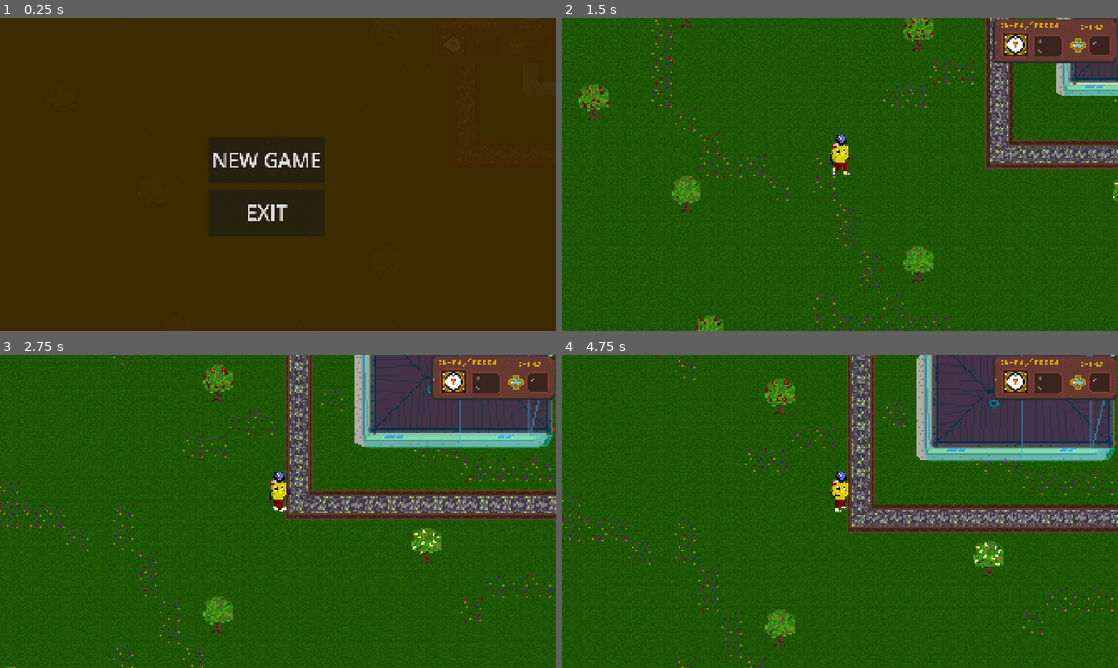
Above: before the commit, frames 1-4 (two rows, left to right).
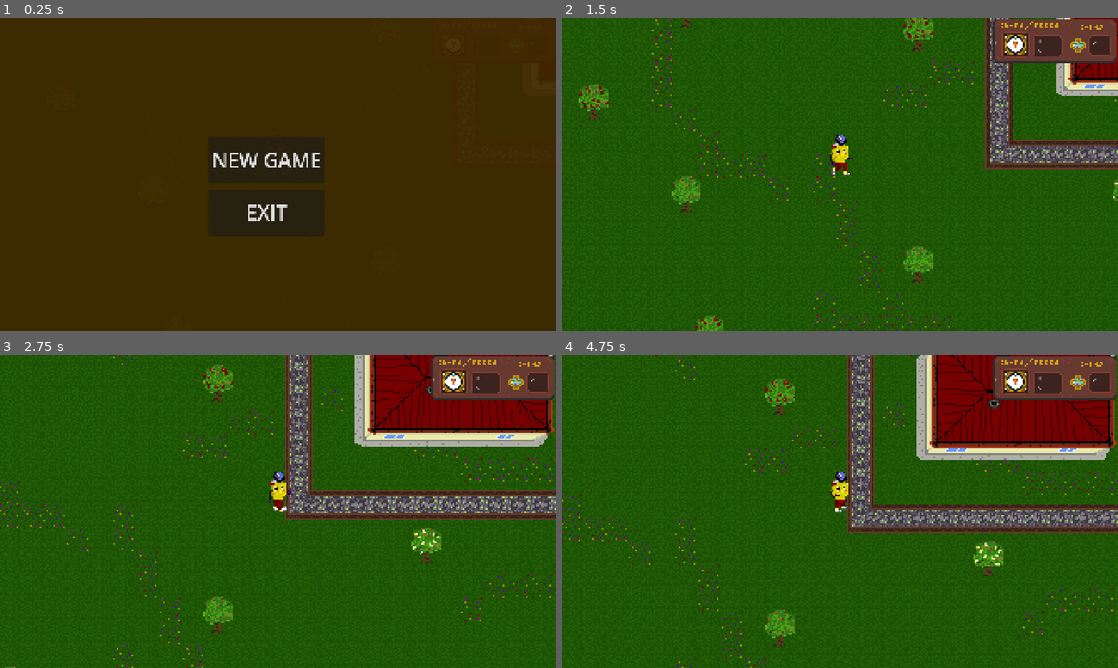
Above: after the commit, the same moments.

Repository: eric-dotcom-rgb/Yard-of-Despair
Game: Godot game, scene res://scenes/game world/world.tscn
Same seed, same stepped clock (60 frames per second), same inputs: the game is played once before the commit and once after it.
Inputs (mouse positions are in pixels of both pictures, inside the frame that each line leads up to):
- Up to frame 1 (0.25 s): no input
- Up to frame 2 (1.5 s): click "NEW GAME" at 0.5 s; tap Enter at 1.25 s; move the mouse to (962, 158) at 1.27 s; hold D (right) from 1.28 s (still down); tap F (farm) at 1.35 s; click (962, 158) at 1.42 s
- Up to frame 3 (2.75 s): keep holding D (right); tap W (up) at 1.52, 2.27 s; move the mouse to (166, 527) at 2.02 s; tap Alt at 2.1 s
- Up to frame 4 (4.75 s): move the mouse to (895, 442) at 2.77 s; release D (right) at 2.78 s; hold A (left) 2.78-3.53 s; tap Shift at 2.85 s; move the mouse to (812, 574) at 3.52 s; hold D (right) from 3.53 s (still down); tap 1 at 3.6 s; click (812, 574) at 3.67 s; tap W (up) at 3.77, 4.52 s; move the mouse to (1006, 558) at 4.27 s; tap 6 at 4.35 s

The runs differ from the first frame. In frame 2, 1.1% of the frame differs, in the area x 89-100%, y 0-25%; in frame 3, 7.1%; in frame 4, 8.6%, in the area x 65-100%, y 0-34%.

Commit message:
update 3 week 4

Diff:
--- /dev/null
+++ b/scenes/game world/shop crop rows.tscn
@@ -0,0 +1,41 @@
+[gd_scene format=3 uid="uid://ddr8k5jhy18tx"]
+
+[ext_resource type="Texture2D" uid="uid://ccxht6shbyat1" path="res://assets/shop window/seed container for carrots.png" id="1_d5oue"]
+[ext_resource type="Texture2D" uid="uid://d3e2ppttrngix" path="res://assets/shop window/buy unpressed.png" id="2_31fyh"]
+[ext_resource type="Texture2D" uid="uid://dwu0xvg0712bi" path="res://assets/shop window/buy pressed.png" id="3_w31yw"]
+
+[node name="shop row" type="TextureRect" unique_id=1126150507]
+clip_contents = true
+offset_right = 280.0
+offset_bottom = 50.0
+size_flags_horizontal = 4
+size_flags_vertical = 4
+texture = ExtResource("1_d5oue")
+
+[node name="seed icon" type="TextureRect" parent="." unique_id=1124982182]
+custom_minimum_size = Vector2(16, 16)
+layout_mode = 0
+offset_left = 53.0
+offset_top = 54.0
+offset_right = 94.0
+offset_bottom = 100.0
+expand_mode = 1
+stretch_mode = 5
+
+[node name="buy button" type="TextureButton" parent="." unique_id=1179176394]
+layout_mode = 0
+offset_left = 697.0
+offset_top = 52.0
+offset_right = 729.0
+offset_bottom = 103.0
+toggle_mode = true
+texture_normal = ExtResource("2_31fyh")
+texture_pressed = ExtResource("3_w31yw")
+stretch_mode = 5
+
+[node name="price label" type="Label" parent="." unique_id=1929624184]
+layout_mode = 0
+offset_left = 579.0
+offset_top = 61.0
+offset_right = 660.0
+offset_bottom = 95.0
--- /dev/null
+++ b/scenes/game world/shop.gd
@@ -0,0 +1,58 @@
+extends Area2D
+
+const SHOP_ROW_SCENE = preload("res://scenes/game world/shop crop rows.tscn")
+
+@onready var shop_side_borders: ColorRect = $"../hud/shop side borders"
+@onready var shop_window: TextureRect = $"../hud/shop side borders/shop window"
+@onready var xbutton: TextureButton = $"../hud/shop side borders/shop window/xbutton"
+@onready var rows_container: VBoxContainer = $"../hud/shop side borders/shop window/crop rows container"
+@onready var hotbar = $"../hud/hotbar"
+
+func _ready() -> void:
+	shop_side_borders.visible = false
+	body_entered.connect(_on_body_entered)
+	body_exited.connect(_on_body_exited)
+	xbutton.pressed.connect(close_shop)
+
+	await get_tree().process_frame
+	build_shop_rows()
+
+func _on_body_entered(body: Node2D) -> void:
+	if body.name == "player":
+		open_shop()
+
+func open_shop() -> void:
+	shop_side_borders.visible = true
+
+func _on_body_exited(body: Node2D) -> void:
+	if body.name == "player":
+		close_shop()
+
+func close_shop() -> void:
+	shop_side_borders.visible = false
+
+func build_shop_rows() -> void:
+	for child in rows_container.get_children():
+		child.queue_free()
+
+	for crop in hotbar.slots_data:
+		if crop == null:
+			continue
+
+		var row = SHOP_ROW_SCENE.instantiate()
+		rows_container.add_child(row)
+		if crop.shop_row_texture != null:
+			row.texture = crop.shop_row_texture
+
+		row.get_node("seed icon").texture = crop.seed_icon
+		row.get_node("price label").text = str(crop.seed_price)
+
+		var plus_btn: TextureButton= row.get_node("buy button")
+		plus_btn.pressed.connect(_on_buy_pressed.bind(crop))
+
+func _on_buy_pressed(crop: CropData) -> void:
+	if hotbar.coins >= crop.seed_price:
+		hotbar.coins -= crop.seed_price
+		hotbar.add_seed(crop)
+	else:
+		print("non abbastanza monete")
--- a/scenes/game world/world.tscn
+++ b/scenes/game world/world.tscn
@@ -60,6 +60,10 @@
 [ext_resource type="Resource" uid="uid://d4dnvb0e7k3w5" path="res://scripts/crops/onion.tres" id="57_crbsl"]
 [ext_resource type="Resource" uid="uid://cq1boynjpkr06" path="res://scripts/crops/potatoes.tres" id="58_vdpth"]
 [ext_resource type="Resource" uid="uid://xj26dent056j" path="res://scripts/crops/pumpkin.tres" id="59_q3yj0"]
+[ext_resource type="Texture2D" uid="uid://vf0mrr7metcq" path="res://assets/shop window/shop page.png" id="61_aci2j"]
+[ext_resource type="Texture2D" uid="uid://dqg5lplnvt467" path="res://assets/shop window/close button unpressed.png" id="62_2go03"]
+[ext_resource type="Script" uid="uid://k57yl6f04elg" path="res://scenes/game world/shop.gd" id="62_u8x6f"]
+[ext_resource type="Texture2D" uid="uid://b1dh6rnau4mm1" path="res://assets/shop window/close button pressed.png" id="63_7k31n"]
 
 [sub_resource type="TileSetAtlasSource" id="TileSetAtlasSource_5hl1e"]
 texture = ExtResource("3_xjx7w")
@@ -554,6 +558,9 @@
 [sub_resource type="TileSet" id="TileSet_4v6ov"]
 sources/0 = SubResource("TileSetAtlasSource_mvg0v")
 
+[sub_resource type="RectangleShape2D" id="RectangleShape2D_76q2l"]
+size = Vector2(40, 9)
+
 [node name="world" type="Node2D" unique_id=733376984]
 y_sort_enabled = true
 script = ExtResource("1_4o7gj")
@@ -599,7 +606,6 @@
 tile_map_data = PackedByteArray("AAArAAsAAAAAAAAAAAArAAwAAAAAAAEAAAArAA0AAAAAAAIAAAArAA4AAAAAAAMAAAArAA8AAAAAAAQAAAAsAA …(1424 unchanged characters)…
 tile_set = SubResource("TileSet_7bi7l")
 y_sort_origin = 1
-collision_visibility_mode = 1
 
 [node name="gate" type="TileMapLayer" parent="tiles" unique_id=25244370]
 tile_map_data = PackedByteArray("AAB3ABwAAAAAAAAAAAA=")
@@ -667,16 +673,48 @@
 offset_right = 395.0
 offset_bottom = 112.0
 
-[node name="inventory" type="ColorRect" parent="hud" unique_id=1665902304]
-visible = false
-anchors_preset = 15
-anchor_right = 1.0
+[node name="shop side borders" type="ColorRect" parent="hud" unique_id=387137883]
+anchors_preset = 13
+anchor_left = 0.5
+anchor_right = 0.5
 anchor_bottom = 1.0
+offset_left = -1272.0
+offset_top = -118.0
+offset_right = 1445.0
+offset_bottom = 54.0
 grow_horizontal = 2
 grow_vertical = 2
-color = Color(0, 0, 0, 0.92941177)
-
-[node name="TextureRect" type="TextureRect" parent="hud/inventory" unique_id=560126473]
+color = Color(0.012617188, 0.012617188, 0.012617188, 0.93333334)
+
+[node name="shop window" type="TextureRect" parent="hud/shop side borders" unique_id=1010699424]
 layout_mode = 0
-offset_right = 40.0
-offset_bottom = 40.0
+offset_left = 947.0
+offset_top = 169.0
+offset_right = 1702.0
+offset_bottom = 1139.0
+texture = ExtResource("61_aci2j")
+stretch_mode = 4
+
+[node name="xbutton" type="TextureButton" parent="hud/shop side borders/shop window" unique_id=240994431]
+layout_mode = 0
+offset_left = 662.0
+offset_top = 18.0
+offset_right = 722.0
+offset_bottom = 79.0
+texture_normal = ExtResource("62_2go03")
+texture_pressed = ExtResource("63_7k31n")
+stretch_mode = 4
+
+[node name="crop rows container" type="VBoxContainer" parent="hud/shop side borders/shop window" unique_id=1279457576]
+layout_mode = 0
+offset_left = 31.0
+offset_top = 123.0
+offset_right = 719.0
+offset_bottom = 917.0
+
+[node name="shop" type="Area2D" parent="." unique_id=192363175]
+script = ExtResource("62_u8x6f")
+
+[node name="CollisionShape2D" type="CollisionShape2D" parent="shop" unique_id=631289874]
+position = Vector2(1230, 225.5)
+shape = SubResource("RectangleShape2D_76q2l")
--- a/scripts/crops/CropData.gd
+++ b/scripts/crops/CropData.gd
@@ -4,11 +4,11 @@
 @export var crop_name: String = "carrot"
 @export var seed_icon: Texture2D
 @export var harvested_icon: Texture2D
+@export var shop_row_texture: Texture2D
 
 @export_group("Tilemap crops id")
 @export var soil_wgreenplants_id: int = 1
 @export var soil_wlightgreenplants_id: int = 0
 @export var crop_id: int = 2
 @export var seed_price: int = 10
-
 @export var growing_time: float = 15
--- a/scripts/crops/carrot.tres
+++ b/scripts/crops/carrot.tres
@@ -3,10 +3,12 @@
 [ext_resource type="Texture2D" uid="uid://vjar5ldlp7hd" path="res://assets/inventory/carrot seed inventory.png" id="1_rw7jt"]
 [ext_resource type="Script" uid="uid://b8sggujbk6vtl" path="res://scripts/crops/CropData.gd" id="1_wkr61"]
 [ext_resource type="Texture2D" uid="uid://dnwwlfykxce0y" path="res://assets/inventory/carrot inventory.png" id="3_r8g15"]
+[ext_resource type="Texture2D" uid="uid://ccxht6shbyat1" path="res://assets/shop window/seed container for carrots.png" id="4_r8g15"]
 
 [resource]
 script = ExtResource("1_wkr61")
 seed_icon = ExtResource("3_r8g15")
 harvested_icon = ExtResource("1_rw7jt")
+shop_row_texture = ExtResource("4_r8g15")
 seed_price = 6
 metadata/_custom_type_script = "uid://b8sggujbk6vtl"
--- a/scripts/crops/hotchilipeppers.tres
+++ b/scripts/crops/hotchilipeppers.tres
@@ -3,12 +3,14 @@
 [ext_resource type="Texture2D" uid="uid://b2s8six068abn" path="res://assets/inventory/hot chili peppers inventory.png" id="1_0wmnv"]
 [ext_resource type="Script" uid="uid://b8sggujbk6vtl" path="res://scripts/crops/CropData.gd" id="1_qqcsk"]
 [ext_resource type="Texture2D" uid="uid://dnmronqtf3pjw" path="res://assets/inventory/hot chili peppers seed inventory.png" id="1_v57l6"]
+[ext_resource type="Texture2D" uid="uid://c72jeei7m7rgp" path="res://assets/shop window/seed container for hot chili peppers.png" id="4_os0wu"]
 
 [resource]
 script = ExtResource("1_qqcsk")
 crop_name = "hotchilipeppers"
 seed_icon = ExtResource("1_0wmnv")
 harvested_icon = ExtResource("1_v57l6")
+shop_row_texture = ExtResource("4_os0wu")
 crop_id = 3
 seed_price = 8
 growing_time = 7.0
--- a/scripts/crops/onion.tres
+++ b/scripts/crops/onion.tres
@@ -3,12 +3,14 @@
 [ext_resource type="Script" uid="uid://b8sggujbk6vtl" path="res://scripts/crops/CropData.gd" id="1_jf0wh"]
 [ext_resource type="Texture2D" uid="uid://kvnsypu7pjvq" path="res://assets/inventory/onion seed inventory.png" id="1_won5j"]
 [ext_resource type="Texture2D" uid="uid://cgx3o5pyjat4n" path="res://assets/inventory/onion inventory.png" id="3_y2t68"]
+[ext_resource type="Texture2D" uid="uid://d0p4ve1r42f33" path="res://assets/shop window/seed container for onion.png" id="4_y2t68"]
 
 [resource]
 script = ExtResource("1_jf0wh")
 crop_name = "onion"
 seed_icon = ExtResource("3_y2t68")
 harvested_icon = ExtResource("1_won5j")
+shop_row_texture = ExtResource("4_y2t68")
 crop_id = 4
 seed_price = 12
 growing_time = 10.0
--- a/scripts/crops/potatoes.tres
+++ b/scripts/crops/potatoes.tres
@@ -3,12 +3,14 @@
 [ext_resource type="Script" uid="uid://b8sggujbk6vtl" path="res://scripts/crops/CropData.gd" id="1_0e5g8"]
 [ext_resource type="Texture2D" uid="uid://qccqtg3g1rma" path="res://assets/inventory/potato inventory.png" id="1_5iyk4"]
 [ext_resource type="Texture2D" uid="uid://cppwhheac6ioc" path="res://assets/inventory/potato seed inventory.png" id="1_eo0dr"]
+[ext_resource type="Texture2D" uid="uid://dgaeq46dh6v6k" path="res://assets/shop window/seed container for potatoes.png" id="4_xhrst"]
 
 [resource]
 script = ExtResource("1_0e5g8")
 crop_name = "potatoes"
 seed_icon = ExtResource("1_5iyk4")
 harvested_icon = ExtResource("1_eo0dr")
+shop_row_texture = ExtResource("4_xhrst")
 crop_id = 5
 seed_price = 3
 growing_time = 12.0
--- a/scripts/crops/pumpkin.tres
+++ b/scripts/crops/pumpkin.tres
@@ -3,12 +3,14 @@
 [ext_resource type="Texture2D" uid="uid://c64tigscllxmk" path="res://assets/inventory/pumpkin seed inventory.png" id="1_47q0g"]
 [ext_resource type="Texture2D" uid="uid://ddl4yo8xq03gu" path="res://assets/inventory/pumpkin inventory.png" id="1_dch6m"]
 [ext_resource type="Script" uid="uid://b8sggujbk6vtl" path="res://scripts/crops/CropData.gd" id="1_y8dm6"]
+[ext_resource type="Texture2D" uid="uid://c8t7o3xt3fo2n" path="res://assets/shop window/seed container pumpkin.png" id="4_l6cb3"]
 
 [resource]
 script = ExtResource("1_y8dm6")
 crop_name = "pumpkin"
 seed_icon = ExtResource("1_dch6m")
 harvested_icon = ExtResource("1_47q0g")
+shop_row_texture = ExtResource("4_l6cb3")
 crop_id = 6
 seed_price = 18
 growing_time = 30.0
Not shown, added: assets/shop window/buy pressed.png.import
Not shown, added: assets/shop window/buy unpressed.png.import
Not shown, added: assets/shop window/coin.png.import
Not shown, added: assets/shop window/seed container for carrots.png.import
Not shown, added: assets/shop window/seed container for hot chili peppers.png.import
Not shown, added: assets/shop window/seed container for onion.png.import
Not shown, added: assets/shop window/seed container for potatoes.png.import
Not shown, added: assets/shop window/seed container pumpkin.png.import
Not shown, added: assets/shop window/shop page.png.import
Not shown, added: scenes/game world/shop.gd.uid
